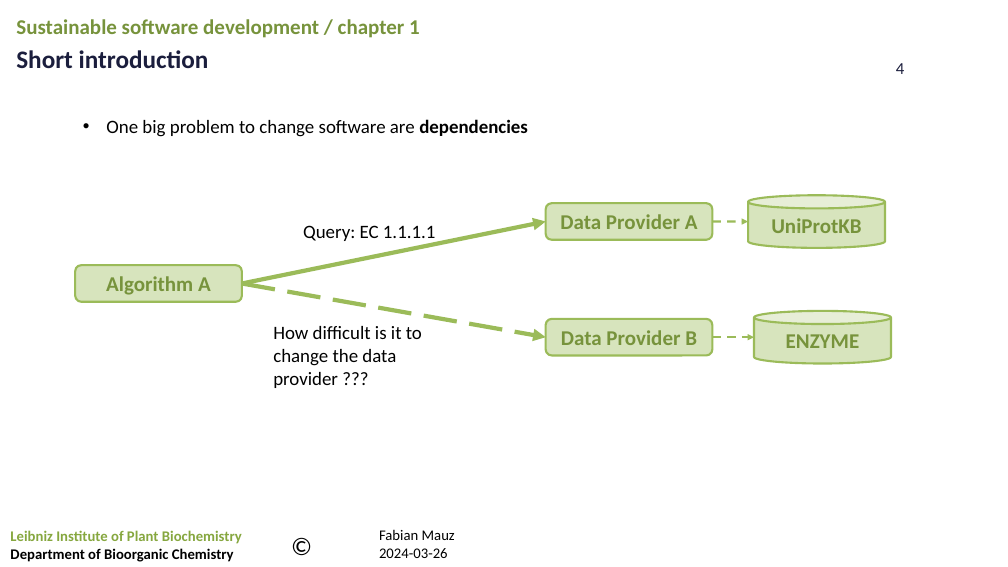
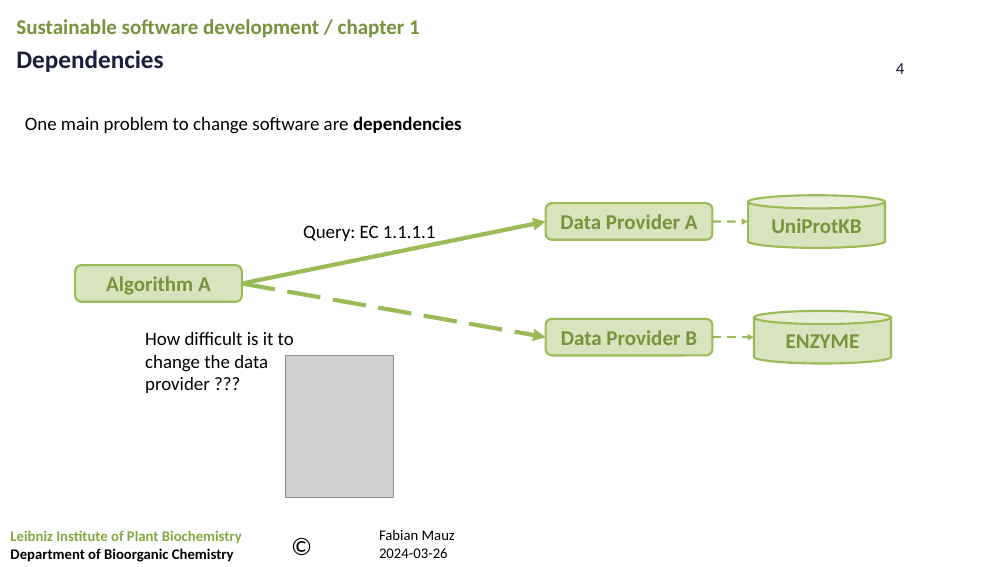
Before and after one commit to FabianMauz/talks_and_lessons, a slide deck: slide 4 of 20241021_api_and_architecture/20241021_api_and_softwarearchitecture.pptx. Drawn at 1008x567 pixels with LibreOffice and Linux fonts; fonts in the diff are those of the drawing; grey boxes stand for pictures; background and template pictures are left out. Boxes give left, top, right and bottom in pixels: in the first picture for what was removed or moved away, otherwise in the second. Text is boxed around its words. In the diff, an @@ line names an element or a change of style, - is before the commit and + after.

```diff
--- a/20241021_api_and_architecture/20241021_api_and_softwarearchitecture.pptx
+++ b/20241021_api_and_architecture/20241021_api_and_softwarearchitecture.pptx
@@ text at [16,50,163,72]: text changed @@
-Short introduction
+Dependencies
@@ text at [25,116,462,134]: text changed @@
-• One big problem to change software are dependencies
+One main problem to change software are dependencies
@@ text "How difficult is it to ...": place and size @@
-text "How difficult is it to ..." at [273,326,422,388]
+text "How difficult is it to ..." at [145,332,294,393]
@@ picture added at [286,355,394,498] @@
```
Also in this commit, not shown: 7 other slides changed, 9 slides added, 3 slides removed.
